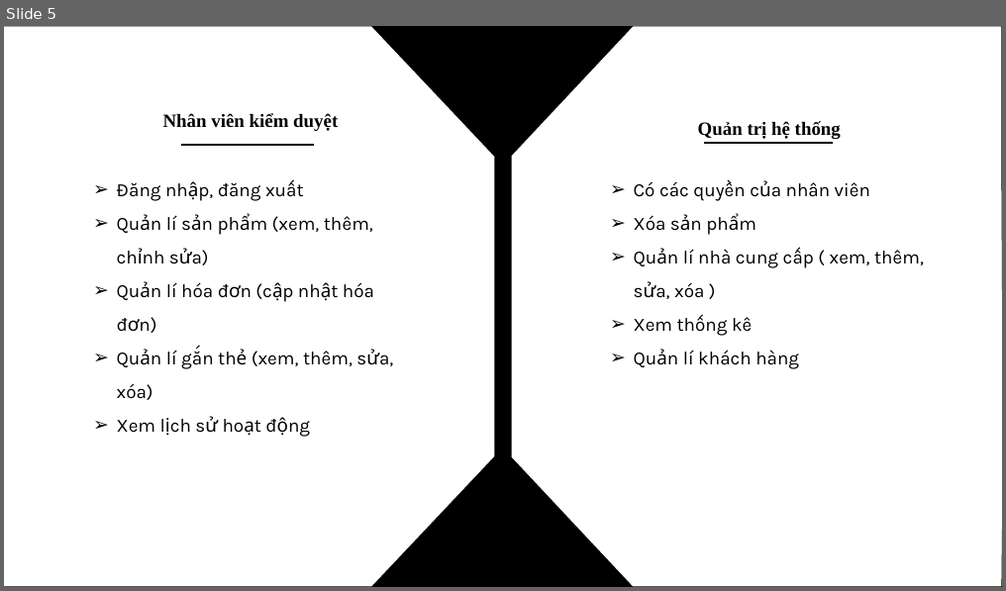
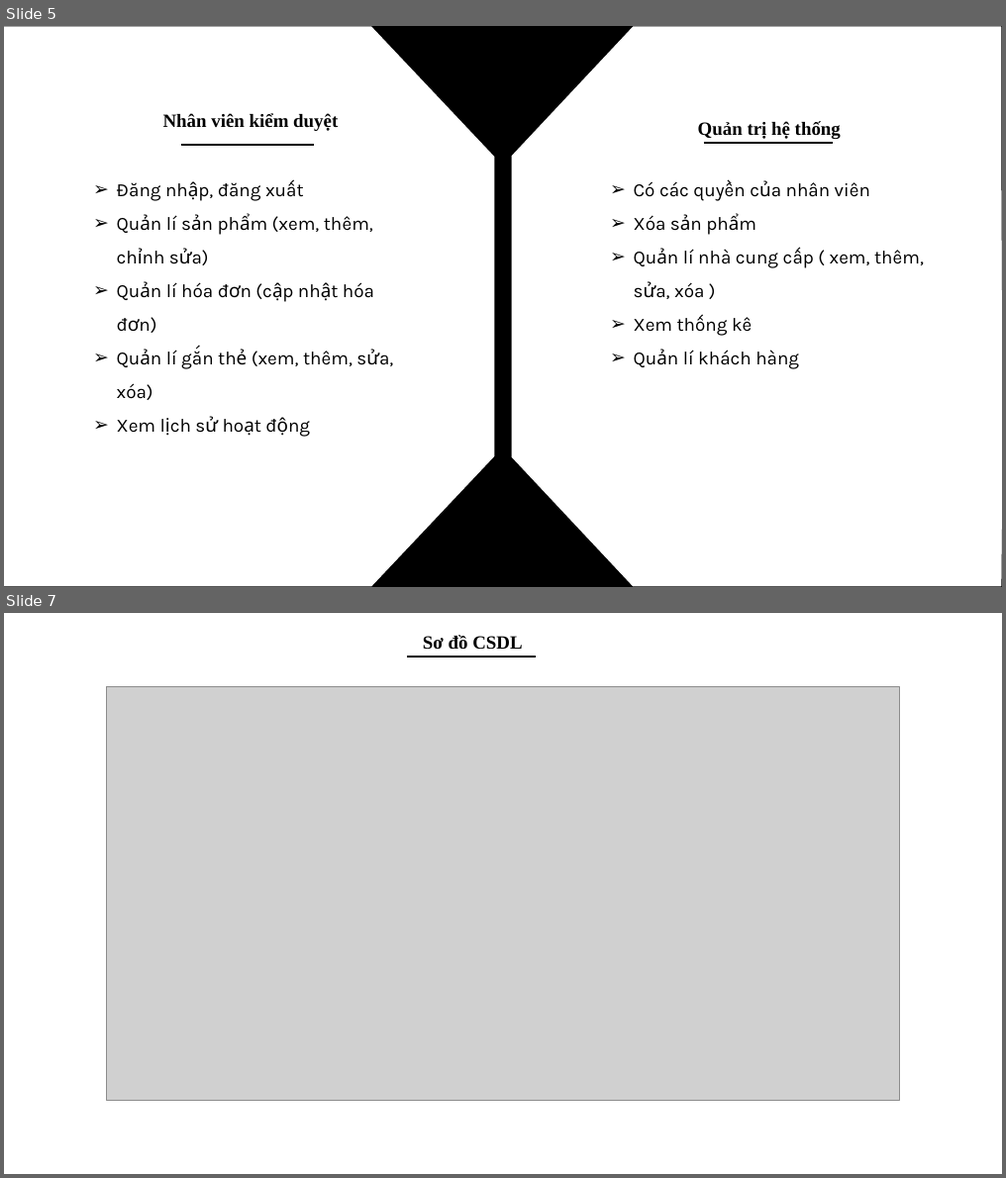
Before and after one commit to hydra029/J2School, a slide deck: document/Đồ án nhóm 31.pptx. Shown one above the other, each under a label of ours: slide 5 before the commit, slides 5 and 7 after it; the slides between them are not shown. The pictures are 1006x591 and 1006x1178 pixels, drawn with LibreOffice and Linux fonts; fonts in the diff are those of the drawing; grey boxes stand for pictures. Boxes give left, top, right and bottom in pixels: in the first picture for what was removed or moved away, otherwise in the second. Text is boxed around its words. In the diff, an @@ line names an element or a change of style, - is before the commit and + after.

```diff
--- a/document/Đồ án nhóm 31.pptx
+++ b/document/Đồ án nhóm 31.pptx
@@ slide 7 added at box(4, 613, 1002, 1174), background #FFFFFF @@
@@ text added at box(423, 635, 522, 650), 18 pt, text #000000, bold @@
+    Sơ đồ CSDL
@@ line added from (408, 657) to (537, 657), #000000 1.5 pt @@
@@ picture added at box(106, 687, 900, 1100) @@
```
Also in this commit, not shown: 1 other slide added, 9 other files.
